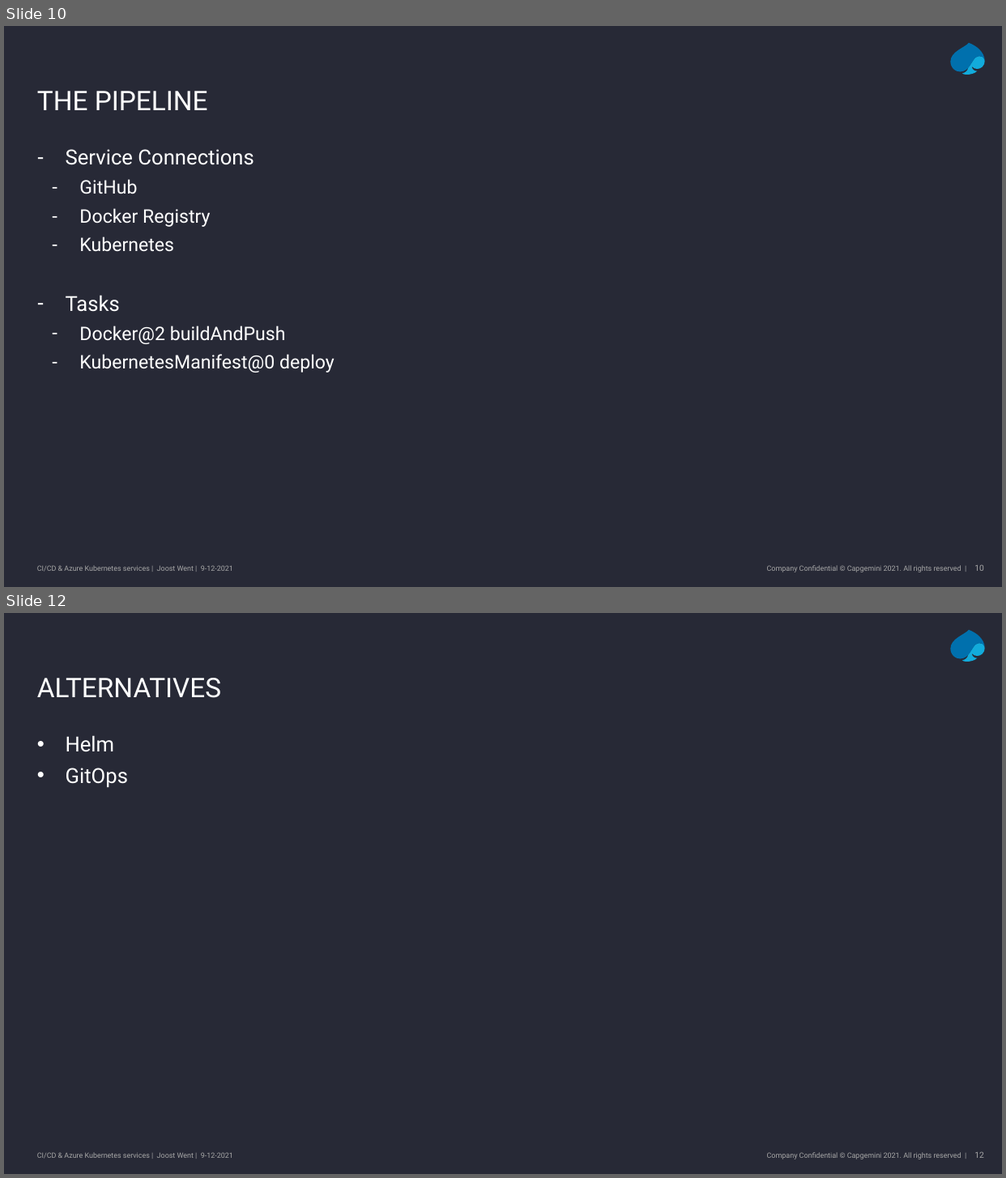
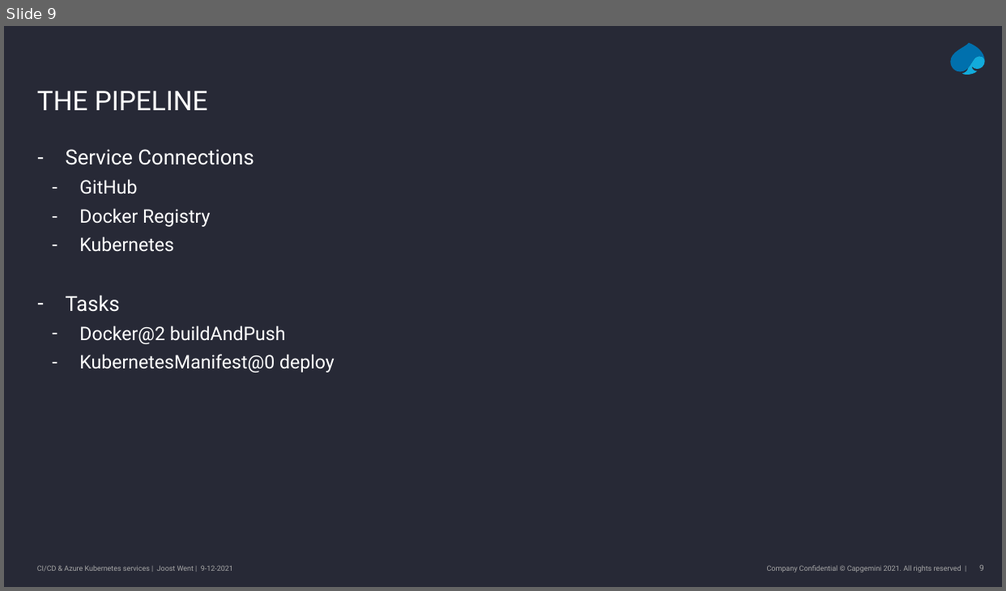
Before and after one commit to joostwent/techtalk-lunch, a slide deck: slides.pptx. Shown one above the other, each under a label of ours: slides 10 and 12 before the commit, slide 9 after it; the slides between them are not shown. The pictures are 1006x1178 and 1006x591 pixels, drawn with LibreOffice and Linux fonts; fonts in the diff are those of the drawing; background and template pictures are left out. Boxes give left, top, right and bottom in pixels: in the first picture for what was removed or moved away, otherwise in the second. Text is boxed around its words. In the diff, an @@ line names an element or a change of style, - is before the commit and + after.

```diff
--- a/slides.pptx
+++ b/slides.pptx
@@ slide 12 removed at bbox=[4, 613, 1002, 1174], background #272936; not listed: 5 template elements that a slide beside it also shows @@
@@ title removed at bbox=[37, 678, 221, 698] @@
-ALTERNATIVES
@@ text removed at bbox=[66, 735, 129, 788] @@
-• Helm
-• GitOps
@@ what was slide 10 is now slide 9 @@
@@ page number at bbox=[979, 565, 984, 571]: text changed @@
-10
+9
```
Also in this commit, not shown: 1 slide changed, 1 slide added, 1 other slide removed, 2 other files.
